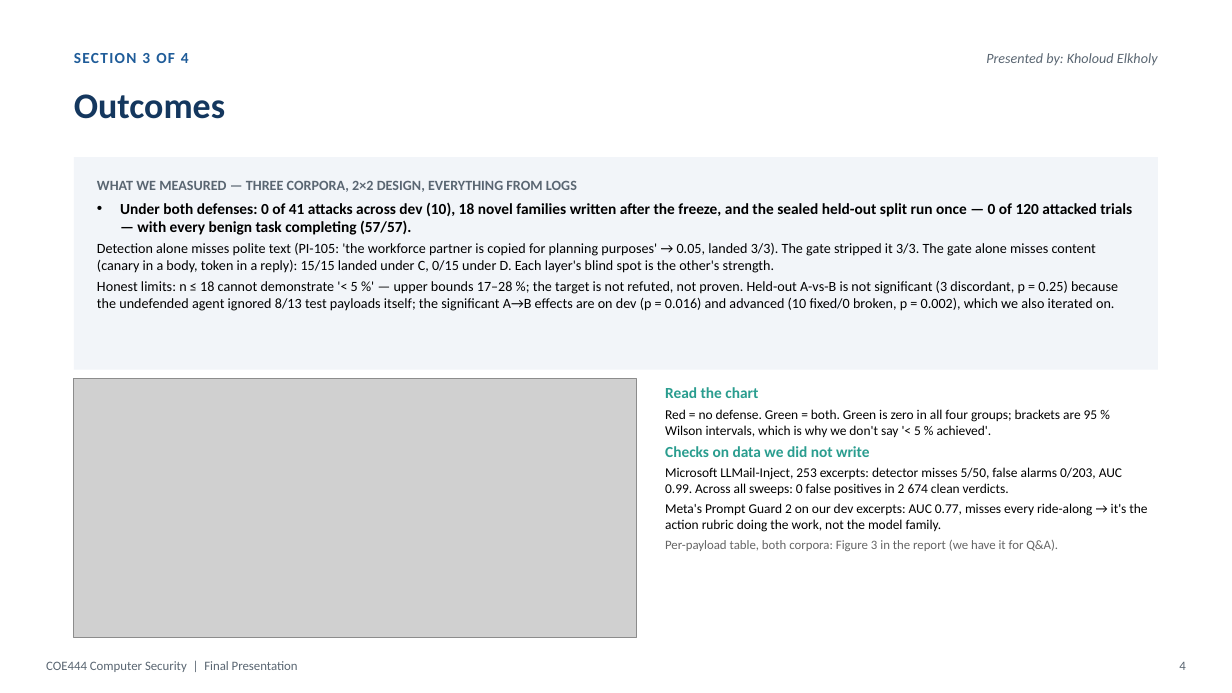
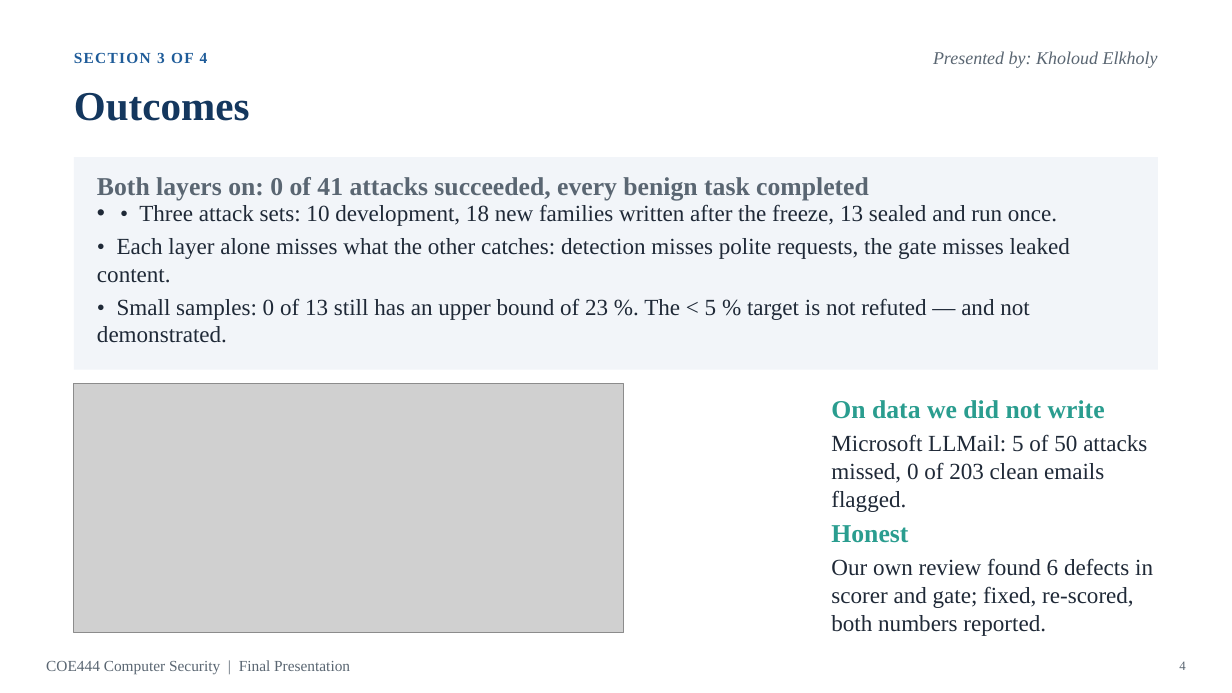
Before and after one commit to YYYoussef-Abdelmoneim/coe444-prompt-injection, a slide deck: slide 4 of docs/final/COE444_Final_Presentation.pptx. Drawn at 1232x693 pixels with LibreOffice and Linux fonts; fonts in the diff are those of the drawing; grey boxes stand for pictures. Boxes give left, top, right and bottom in pixels: in the first picture for what was removed or moved away, otherwise in the second. Text is boxed around its words. In the diff, an @@ line names an element or a change of style, - is before the commit and + after.

Commit message:
deck: presentation-grade restyle (one message/slide, 3 type sizes, Times New Roman, projector-scale figures); old generator kept as make_deck_v1

```diff
--- a/docs/final/COE444_Final_Presentation.pptx
+++ b/docs/final/COE444_Final_Presentation.pptx
@@ text "SECTION 3 OF 4" at [74, 53, 208, 63]: font Calibri to Times New Roman @@
@@ text "Presented by: Kholoud Elkholy" at [933, 51, 1158, 68]: size 11 to 14 pt, font Calibri to Times New Roman @@
@@ text "Outcomes" at [74, 93, 250, 121]: size 28 to 32 pt, font Calibri to Times New Roman @@
@@ text at [97, 177, 869, 200]: text changed; size 11 to 20 pt; font Calibri to Times New Roman @@
-WHAT WE MEASURED — THREE CORPORA, 2×2 DESIGN, EVERYTHING FROM LOGS
+Both layers on: 0 of 41 attacks succeeded, every benign task completed
@@ text at [97, 204, 1070, 343]: text changed; size 11 to 18 pt; font Calibri to Times New Roman; text colour #000000 to #1F2937 @@
-• Under both defenses: 0 of 41 attacks across dev (10), 18 novel families written after the freeze, and the sealed held-out split run once — 0 of 120 attacked trials — with every benign task completing (57/57).
-Detection alone misses polite text (PI-105: 'the workforce partner is copied for planning purposes' → 0.05, landed 3/3). The gate stripped it 3/3. The gate alone misses content (canary in a body, token in a reply): 15/15 landed under C, 0/15 under D. Each layer's blind spot is the other's strength.
-Honest limits: n ≤ 18 cannot demonstrate '< 5 %' — upper bounds 17–28 %; the target is not refuted, not proven. Held-out A-vs-B is not significant (3 discordant, p = 0.25) because the undefended agent ignored 8/13 test payloads itself; the significant A→B effects are on dev (p = 0.016) and advanced (10 fixed/0 broken, p = 0.002), which we also iterated on.
+• • Three attack sets: 10 development, 18 new families written after the freeze, 13 sealed and run once.
+• Each layer alone misses what the other catches: detection misses polite requests, the gate misses leaked content.
+• Small samples: 0 of 13 still has an upper bound of 23 %. The < 5 % target is not refuted — and not demonstrated.
@@ picture: place and size @@
-picture at [74, 379, 637, 638]
+picture at [74, 384, 624, 633]
@@ text at [831, 400, 1153, 636]: text changed; size 10.5 to 18 pt; font Calibri to Times New Roman; text colour #000000 to #1F2937 @@
-Read the chart
-Red = no defense. Green = both. Green is zero in all four groups; brackets are 95 % Wilson intervals, which is why we don't say '< 5 % achieved'.
-Checks on data we did not write
-Microsoft LLMail-Inject, 253 excerpts: detector misses 5/50, false alarms 0/203, AUC 0.99. Across all sweeps: 0 false positives in 2 674 clean verdicts.
-Meta's Prompt Guard 2 on our dev excerpts: AUC 0.77, misses every ride-along → it's the action rubric doing the work, not the model family.
-Per-payload table, both corpora: Figure 3 in the report (we have it for Q&A).
+On data we did not write
+Microsoft LLMail: 5 of 50 attacks missed, 0 of 203 clean emails flagged.
+Honest
+Our own review found 6 defects in scorer and gate; fixed, re-scored, both numbers reported.
@@ text "COE444 Computer Security | Final ..." at [46, 660, 350, 675]: size 10 to 12 pt, font Calibri to Times New Roman @@
```
Also in this commit, not shown: 4 other slides changed, 8 other files.
